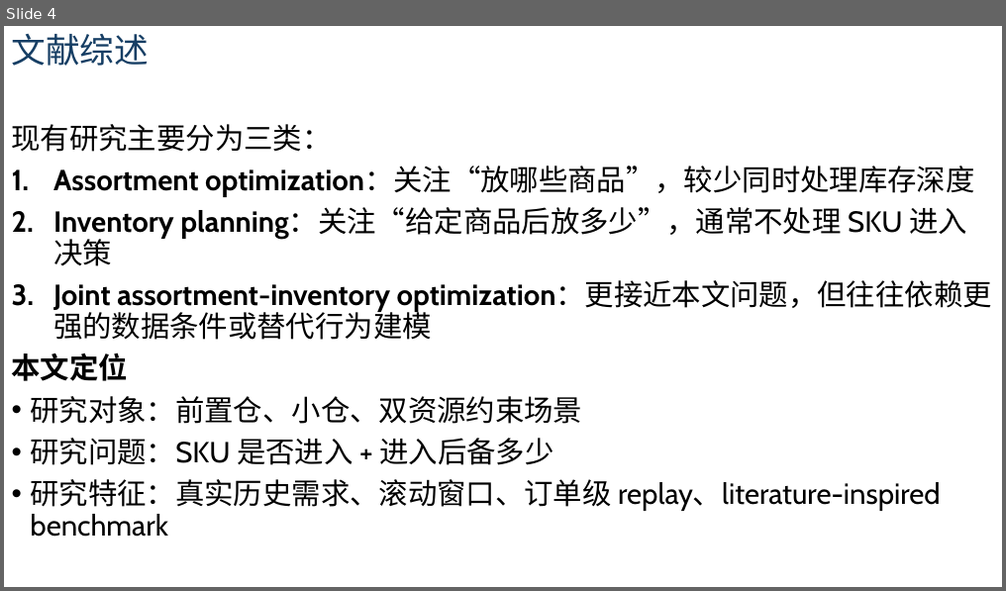
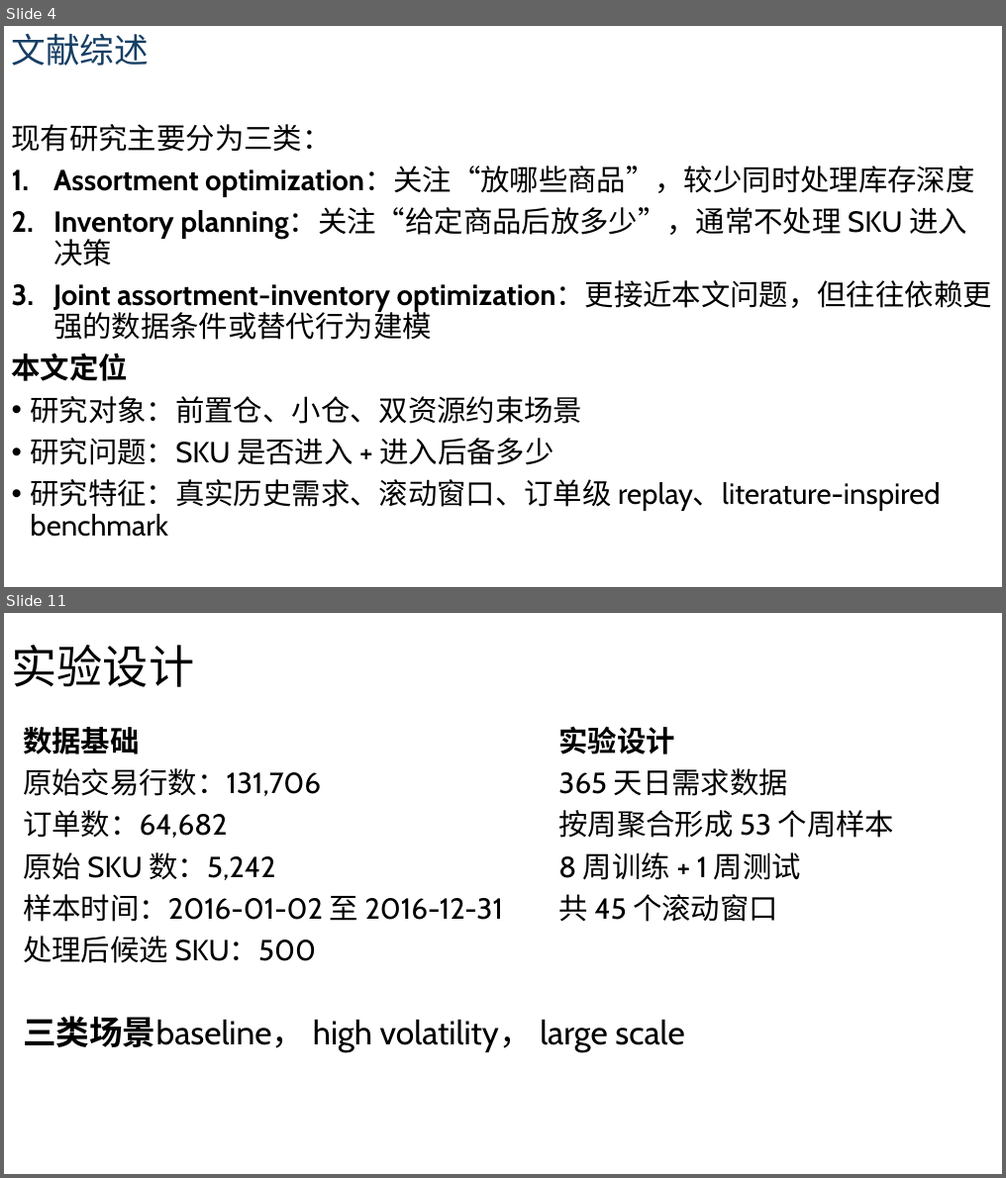
Before and after one commit to MartinWANGMUTIAN/OR_tools, a slide deck: Presentation1.pptx. Shown one above the other, each under a label of ours: slide 4 before the commit, slides 4 and 11 after it; the slides between them are not shown. The pictures are 1006x591 and 1006x1178 pixels, drawn with LibreOffice and Linux fonts; fonts in the diff are those of the drawing. Boxes give left, top, right and bottom in pixels: in the first picture for what was removed or moved away, otherwise in the second. Text is boxed around its words. In the diff, an @@ line names an element or a change of style, - is before the commit and + after.

```diff
--- a/Presentation1.pptx
+++ b/Presentation1.pptx
@@ slide 11 added at [4, 613, 1002, 1174], background #FFFFFF @@
@@ title added at [12, 645, 195, 687], 44 pt, text #000000 @@
+实验设计
@@ text added at [23, 727, 503, 963], 28 pt, text #000000 @@
+数据基础
+原始交易行数：131,706
+订单数：64,682
+原始 SKU 数：5,242
+样本时间：2016-01-02 至 2016-12-31
+处理后候选 SKU：500
@@ text added at [558, 726, 894, 922], 28 pt, text #000000 @@
+实验设计
+365 天日需求数据
+按周聚合形成 53 个周样本
+8 周训练 + 1 周测试
+共 45 个滚动窗口
@@ text added at [23, 1016, 684, 1053], 32 pt, text #000000 @@
+三类场景baseline， high volatility， large scale
```
Also in this commit, not shown: 12 other slides added, 7 other files.
